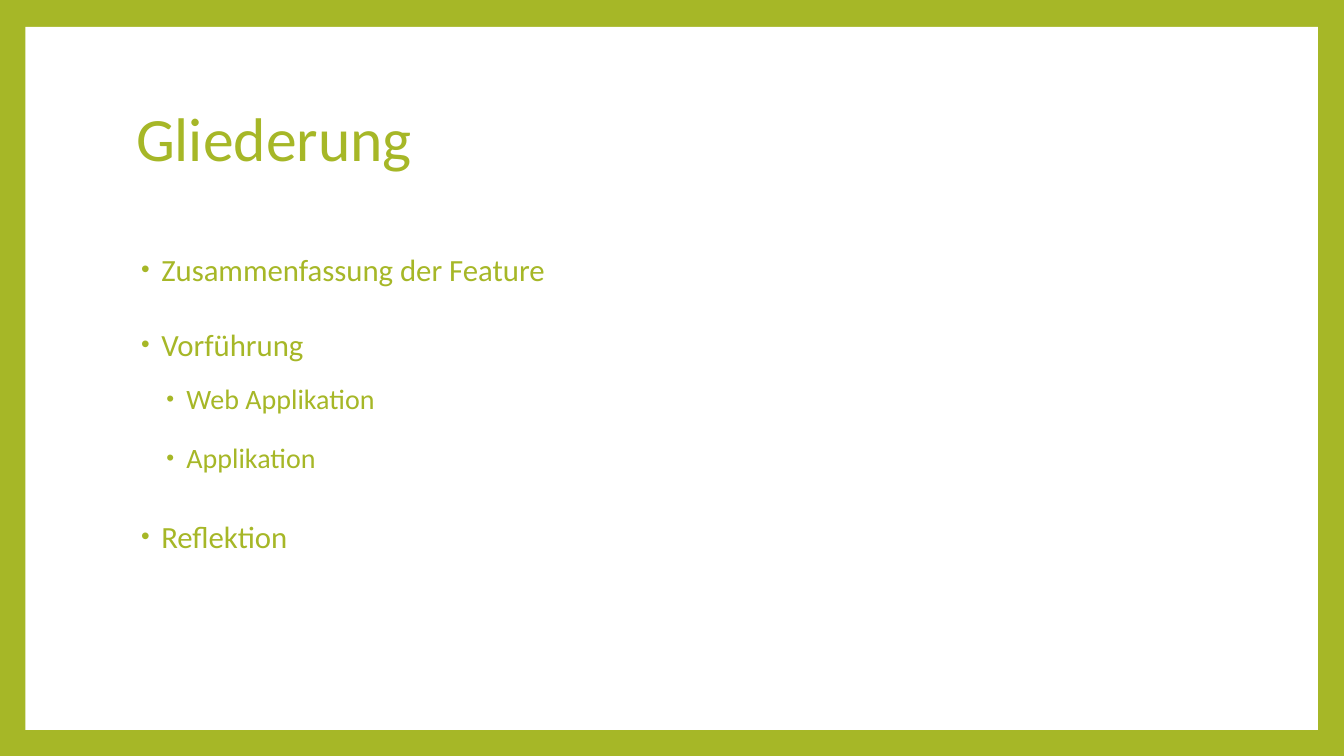
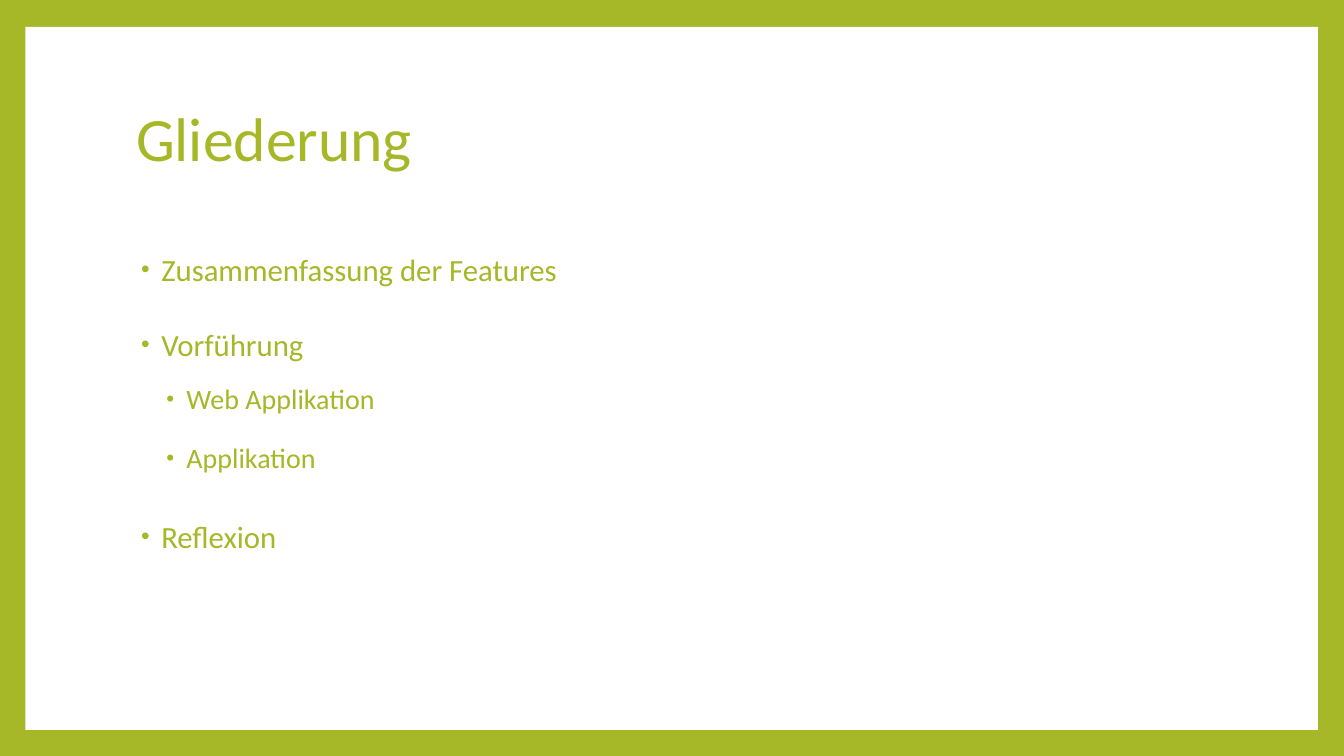
Before and after one commit to SalihColak/Cooking-Consultant, a slide deck: slide 3 of docs/Praesentation_Prototyp/end_cookingconsultant.pptx. Drawn at 1344x756 pixels with LibreOffice and Linux fonts; fonts in the diff are those of the drawing. Boxes give left, top, right and bottom in pixels: in the first picture for what was removed or moved away, otherwise in the second. Text is boxed around its words. In the diff, an @@ line names an element or a change of style, - is before the commit and + after.

```diff
--- a/docs/Praesentation_Prototyp/end_cookingconsultant.pptx
+++ b/docs/Praesentation_Prototyp/end_cookingconsultant.pptx
@@ text at bbox=[161, 259, 557, 287]: text changed @@
-• Zusammenfassung der Feature
+• Zusammenfassung der Features
@@ text at bbox=[161, 527, 276, 549]: text changed @@
-• Reflektion
+• Reflexion
```
Also in this commit, not shown: 4 other slides changed.
